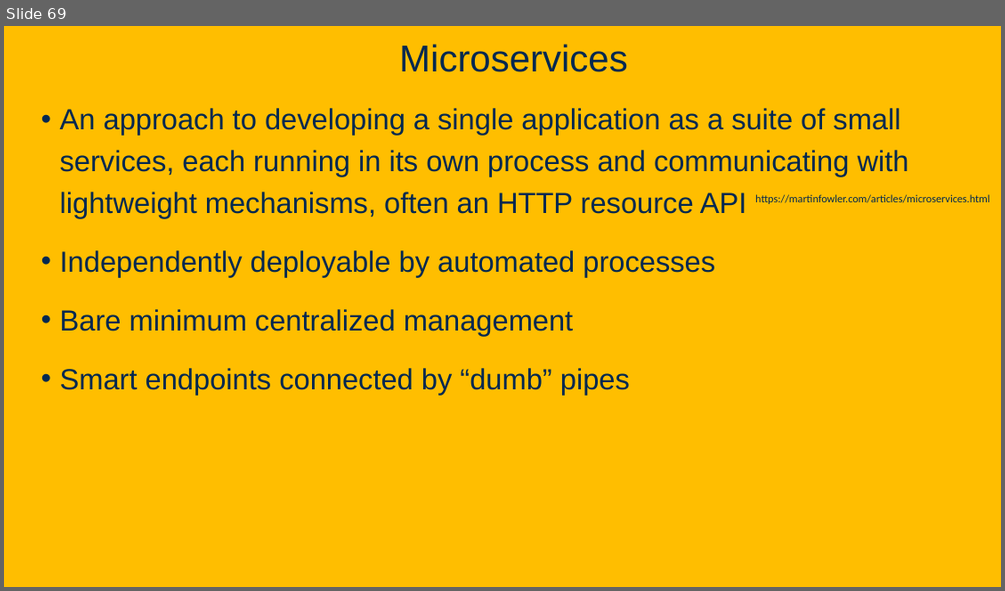
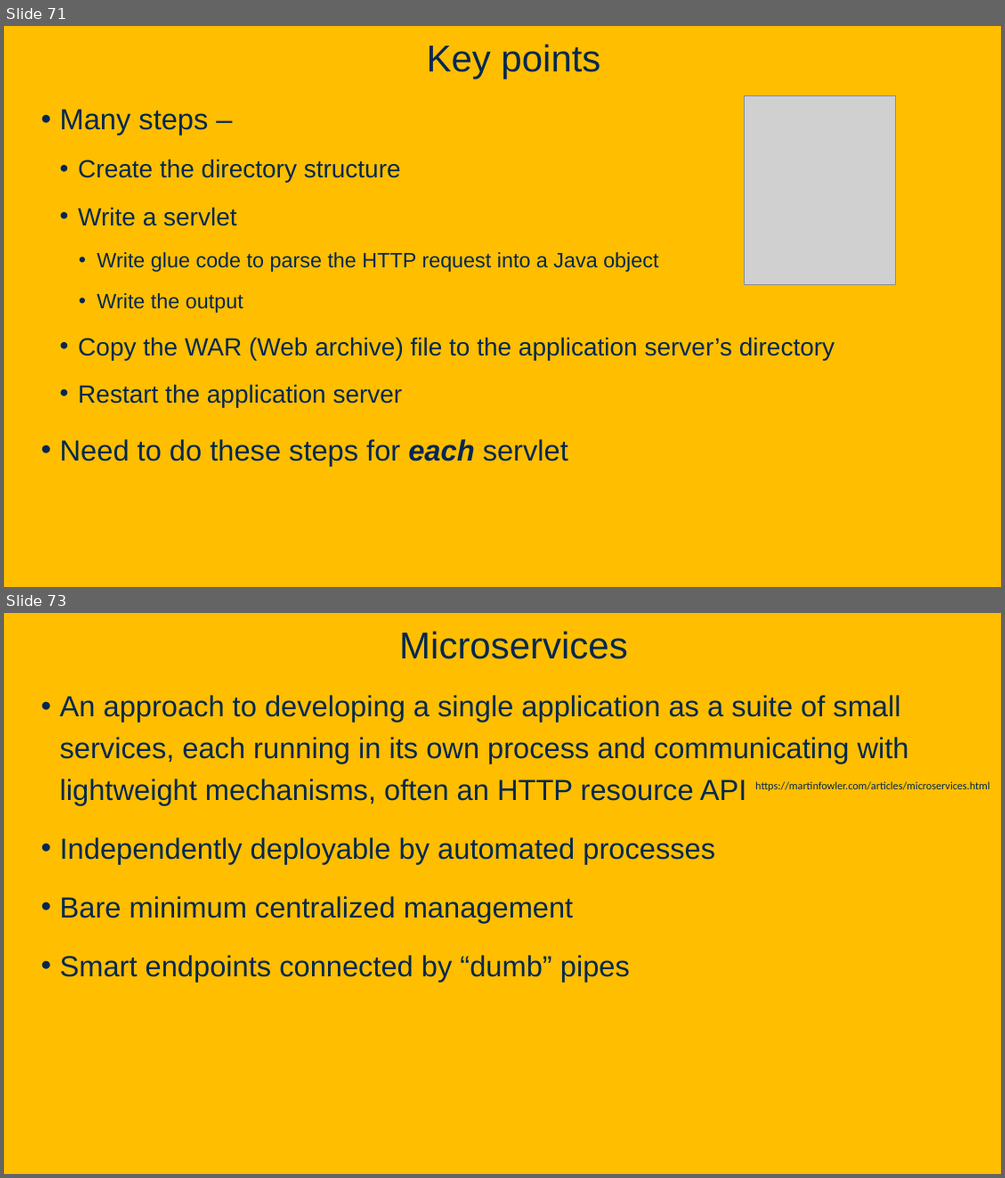
Before and after one commit to davsec-teaching/ECS160-Winter2025, a slide deck: slides/6_software_architecture.pptx. Shown one above the other, each under a label of ours: slide 69 before the commit, slides 71 and 73 after it; the slides between them are not shown. The pictures are 1005x591 and 1005x1178 pixels, drawn with LibreOffice and Linux fonts; fonts in the diff are those of the drawing; grey boxes stand for pictures; background and template pictures are left out. Boxes give left, top, right and bottom in pixels: in the first picture for what was removed or moved away, otherwise in the second. Text is boxed around its words. In the diff, an @@ line names an element or a change of style, - is before the commit and + after.

Commit message:
Update client-server, application-server, microservices slides

```diff
--- a/slides/6_software_architecture.pptx
+++ b/slides/6_software_architecture.pptx
@@ slide 71 added at box(4, 26, 1001, 587), background picture (left out) @@
@@ title added at box(427, 44, 600, 79), 36 pt, text #022850 @@
+Key points
@@ picture added at box(744, 95, 896, 284) @@
@@ text added at box(60, 109, 834, 465), 24 pt, text #022850 @@
+• Many steps –
+  • Create the directory structure
+  • Write a servlet
+    • Write glue code to parse the HTTP request into a Java object
+    • Write the output
+  • Copy the WAR (Web archive) file to the application server’s directory
+  • Restart the application server
+• Need to do these steps for each servlet
@@ what was slide 69 is now slide 73 @@
```
Also in this commit, not shown: 6 slides changed, 4 other slides added, 1 slide removed.
